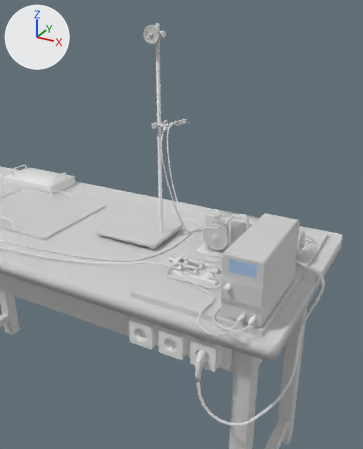
An edit to the COLLADA model models/ph-mpd-fcm/prod/scene/ph-mpd-fcm.dae, drawn before and after from the same camera.
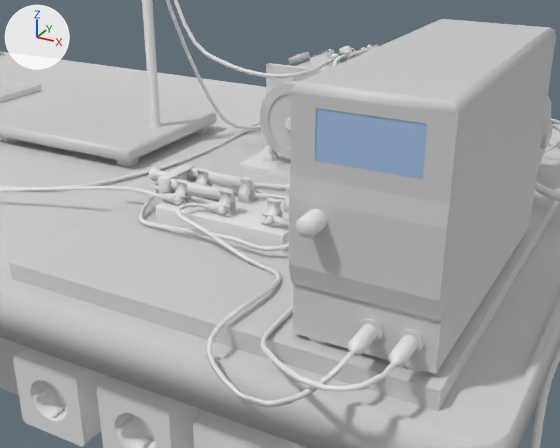
Each version appears first from a 50 mm camera at (17.14, -18.83, 4.92) aimed at (9.56, -5.05, -1.97), and next in a close-up from a 50 mm camera at (14.13, -10.66, -1.24) aimed at (11.12, -5.19, -3.98). The lights are fixed; the arrows at upper left show +X, +Y and +Z. Where no turn or scale is listed for an object, it has been applied to the vertices. Vertices at the same position are counted once.

The scene before the commit, as lines of its bpy script (objects in view):
```python
mat_aktakompowersupplymaterial = principled_material('aktakomPowerSupplyMaterial')
mat_aktakompowersupplymaterial.base_color = (0.64, 0.64, 0.64)  # light grey #d1d1d1
mat_aktakompowersupplymaterial.roughness = 0.44
me_circle_004 = bpy.data.meshes.new('Circle.004')
me_circle_004.from_pydata(...)  # 37 vertices, 60 faces; spans x -0.107..0.107, y -0.256..0.004, z -0.107..0.107
me_cube_003 = bpy.data.meshes.new('Cube.003')
me_cube_003.from_pydata([(0.528, 0.0, 0.261), (-0.528, 0.0, 0.261), (0.528, 0.0, -0.261), (-0.528, 0.0, -0.261)], [], [(1, 2, 0), (1, 3, 2)])
me_cube_003.materials.append(mat_aktakompowersupplyscreenmaterial)  # blue #a6c5e7
me_cube_009 = bpy.data.meshes.new('Cube.009')
me_cube_009.from_pydata(...)  # 116 vertices, 178 faces; spans x -0.76..0.76, y -2.12..1.87, z 0.0..2.62
me_cube_009.materials.append(mat_aktakompowersupplymaterial)  # light grey #d1d1d1
me_mesh_011 = bpy.data.meshes.new('Mesh.011')
me_mesh_011.from_pydata(...)  # 200 vertices, 384 faces; spans x -2.22..0.22, y 0.66..4.21, z -0.1..5.55
ob_aktakompowersupply = bpy.data.objects.new('aktakomPowerSupply', me_cube_009)
ob_aktakompowersupply.location = (11.705, -2.57, -5.457)
ob_aktakompowersupplyscreen = bpy.data.objects.new('aktakomPowerSupplyScreen', me_cube_003)
ob_aktakompowersupplyscreen.location = (11.705, -4.664, -3.294)
ob_beziercurve_008 = bpy.data.objects.new('BezierCurve_008', me_mesh_011)
ob_beziercurve_008.location = (8.362, -1.497, -5.4)
ob_circle_004 = bpy.data.objects.new('Circle_004', me_circle_004)
ob_circle_004.location = (11.235, -4.695, -4.098)
# also in view: 'acWire' at (11.96, -2.46, -7.55); 'tableTop' at (0.59, 0.0, -5.74); 'support' at (4.15, 0.45, -0.79); 'Circle_015' at (11.79, -4.83, -5.17); 'slopingSurfaceFixture' at (-2.54, 0.0, -5.67)
```
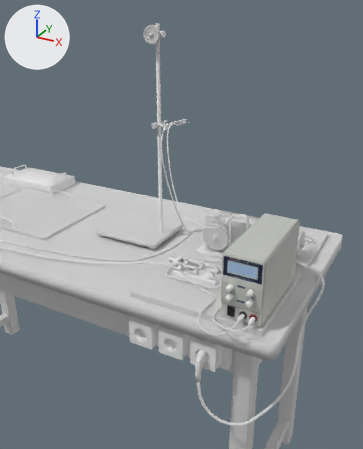
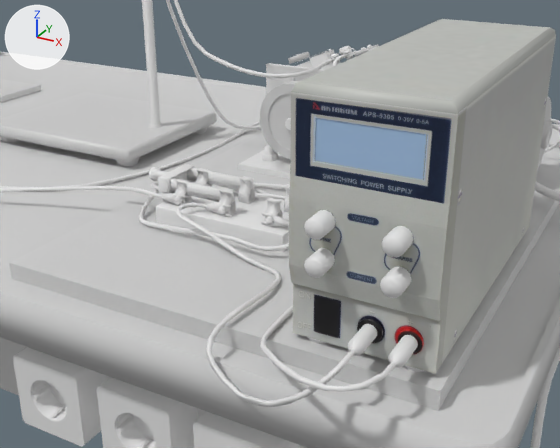
Patch to the scene script:
```diff
--- a/models/ph-mpd-fcm/prod/scene/ph-mpd-fcm.dae.py
+++ b/models/ph-mpd-fcm/prod/scene/ph-mpd-fcm.dae.py
@@ img_ph_mpd_fcm_jpg @@
+img_ph_mpd_fcm_jpg = load_image('ph-mpd-fcm.jpg', 'ph-mpd-fcm.jpg', 800, 800, 'sRGB')
@@ mat_aktakompowersupplymaterial @@
 mat_aktakompowersupplymaterial = principled_material('aktakomPowerSupplyMaterial')
-mat_aktakompowersupplymaterial.base_color = (0.64, 0.64, 0.64)  # light grey #d1d1d1
+mat_aktakompowersupplymaterial.texture = img_ph_mpd_fcm_jpg
 mat_aktakompowersupplymaterial.roughness = 0.44
@@ me_cube_003 @@
 me_cube_003.from_pydata(...)  # 4 vertices, 2 faces; spans x -0.528..0.528, y 0.0, z -0.261..0.261
 # used by ob_aktakompowersupplyscreen; location = (11.705, -4.664, -3.294)
-me_cube_003.vertices[0].co = (0.528, 0.0, 0.261)  # pixel (429, 121)
-me_cube_003.vertices[1].co = (-0.528, 0.0, 0.261)  # pixel (314, 105)
-me_cube_003.vertices[2].co = (0.528, 0.0, -0.261)  # pixel (425, 181)
-me_cube_003.vertices[3].co = (-0.528, 0.0, -0.261)  # pixel (313, 161)
+# me_cube_003 part 1
+me_cube_003.vertices[0].co = (0.528, 0.0, 0.227)  # pixel (429, 131)
+me_cube_003.vertices[1].co = (-0.528, 0.0, 0.227)  # pixel (314, 114)
+me_cube_003.vertices[2].co = (0.528, 0.0, -0.227)  # pixel (425, 183)
+me_cube_003.vertices[3].co = (-0.528, 0.0, -0.227)  # pixel (313, 163)
 me_cube_003.materials.append(mat_aktakompowersupplyscreenmaterial)
@@ me_cube_009 @@
 me_cube_009.from_pydata(...)  # 116 vertices, 178 faces; spans x -0.76..0.76, y -2.12..1.87, z 0.0..2.62
 # used by ob_aktakompowersupply; location = (11.705, -2.57, -5.457)
-me_cube_009.vertices[34].co = (-0.51, -2.1, 2.41)  # pixel (315, 108)
-me_cube_009.vertices[35].co = (0.51, -2.1, 2.41)  # pixel (427, 123)
+# me_cube_009 part 2
+me_cube_009.vertices[34].co = (-0.51, -2.1, 2.32)  # pixel (315, 117)
+me_cube_009.vertices[35].co = (0.51, -2.1, 2.32)  # pixel (426, 134)
 me_cube_009.materials.append(mat_aktakompowersupplymaterial)
@@ ob_circle_004 @@
 ob_circle_004 = bpy.data.objects.new('Circle_004', me_circle_004)
-ob_circle_004.location = (11.235, -4.695, -4.098)
+ob_circle_004.location = (11.324, -4.695, -4.093)
@@ ob_circle_025 @@
+ob_circle_025 = bpy.data.objects.new('Circle_025', me_circle_004.copy())  # the mesh of ob_circle_004
+ob_circle_025.location = (12.074, -4.695, -4.094)
@@ ob_circle_024 @@
+ob_circle_024 = bpy.data.objects.new('Circle_024', me_circle_004.copy())  # the mesh of ob_circle_004
+ob_circle_024.location = (12.081, -4.695, -4.488)
@@ ob_circle_023 @@
+ob_circle_023 = bpy.data.objects.new('Circle_023', me_circle_004.copy())  # the mesh of ob_circle_004
+ob_circle_023.location = (11.328, -4.695, -4.479)
```

Location of each change, [x1, y1, x2, y2] in pixels of the close-ups (560 x 448 px; the box of a moved part takes in the faces that stretch with it):
'aktakomPowerSupply', surface changed
    both: [289, 19, 556, 374]
'Circle_004', moved
    before: [296, 209, 327, 238]
    after: [304, 210, 336, 240]
'Circle_025', added
    after: [382, 226, 414, 257]
'Circle_024', added
    after: [380, 267, 411, 298]
'Circle_023', added
    after: [304, 248, 335, 278]
part 1 of me_cube_003, moved or reshaped
    before: [315, 108, 427, 179]
    after: [315, 118, 426, 179]
part 2 of me_cube_009, moved or reshaped
    before: [291, 92, 458, 178]
    after: [290, 92, 458, 205]
